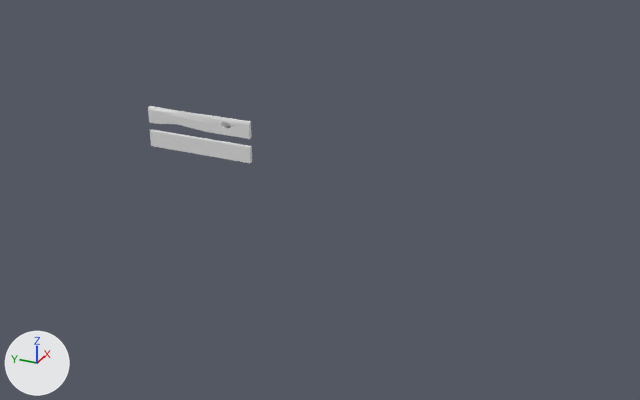
The Blender file assets/Placeholders/models/wewd.blend, before and after one commit.
Before and after are seen from a camera (50 mm lens) standing at (-85.0, -54.0, 38.3) and looking at (3.2, -14.3, -5.8). Every picture has the same lights, and +X, +Y and +Z are marked at lower left.
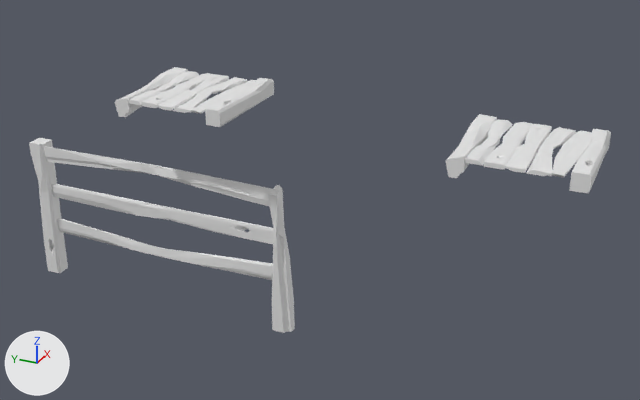
Pixel boxes [x1, y1, x2, y2] of what changed, in the pictures (640 x 400 px):
'Cube.006', added
    after: [446, 114, 611, 193]
'Cube.007', added
    after: [115, 67, 274, 127]
'Cube', reshaped, moved, turned, rescaled
    before: [150, 129, 252, 163]
    after: [269, 185, 295, 333]
'Cube.001', moved, turned, rescaled
    before: [148, 106, 251, 139]
    after: [30, 138, 68, 273]
'Cube.005', added
    after: [51, 183, 274, 244]
'Cube.003', added
    after: [29, 144, 281, 207]
'Cube.004', added
    after: [57, 218, 273, 280]

What changed in the scene script:
```text
Change me_cube_001:
    used by ob_cube; location = (0.0, 0.0, 0.0); scale = (0.248, 6.92, 1.0)
    remove me_cube_001.from_pydata(...)  # 8 vertices, 6 faces; spans x -1.0..1.0, y -1.0..1.0, z -1.0..1.0
    add me_cube_001.from_pydata(...)  # 36 vertices, 25 faces; spans x -1.13..1.0, y -1.0..1.0, z -1.0..1.0
    me_cube_001 part 1
    6 vertices are removed from x -1.0..1.0, y -1.0..1.0, z -1.0..1.0
    6 faces are deleted
    34 vertices are added at x -1.13..1.0, y -1.0..1.0, z -1.0..1.0
    25 new faces join them
Add me_cube_015:
    me_cube_015.from_pydata(...)  # 714 vertices, 535 faces; spans x -12.82..1.0, y -1.0..1.03, z -1.0..1.3
Add me_cube_014:
    me_cube_014.from_pydata(...)  # 714 vertices, 535 faces; spans x -6.48..7.33, y -1.08..0.95, z -3.32..-1.02
Add me_cube_006:
    me_cube_006.from_pydata(...)  # 168 vertices, 116 faces; spans x -1.24..1.22, y -1.0..2.16, z 1.97..4.1
Add me_cube_005:
    me_cube_005.from_pydata(...)  # 84 vertices, 70 faces; spans x -2.35..1.28, y -1.88..1.98, z -1.56..0.54
Change ob_cube:
    ob_cube.location: (0.0, 0.0, 0.0) -> (0.0, -10.86, -13.3)
    ob_cube.rotation_euler: (0.0, 0.0, 0.0) -> (4.712, 0.0, 0.0)  # degrees (0, 0, 0) -> degrees (270, 0, 0)
    ob_cube.scale: (0.248, 6.92, 1.0) -> (1.02, 9.54, 1.19)
Change ob_cube_001:
    ob_cube_001.location: (0.0, 0.0, 0.0) -> (0.0, 27.63, -12.79)
    ob_cube_001.rotation_euler: (0.0, 0.0, 0.0) -> (1.571, 0.0, 0.0)  # degrees (0, 0, 0) -> degrees (90, 0, 0)
    ob_cube_001.scale: (0.248, 6.92, 1.0) -> (1.02, 9.59, 1.0)
Add ob_cube_006:
    ob_cube_006 = bpy.data.objects.new('Cube.006', me_cube_015)
    ob_cube_006.location = (0.15, -32.98, 5.27)
    ob_cube_006.rotation_euler = (6.283, 0.0, 1.571)  # degrees (360, 0, 90)
    ob_cube_006.scale = (1.02, 6.49, 1.19)
Add ob_cube_007:
    ob_cube_007 = bpy.data.objects.new('Cube.007', me_cube_014)
    ob_cube_007.location = (0.0, 0.0, 8.61)
    ob_cube_007.rotation_euler = (6.283, 0.0, 1.571)  # degrees (360, 0, 90)
    ob_cube_007.scale = (1.02, 6.49, 1.19)
Add ob_cube_005:
    ob_cube_005 = bpy.data.objects.new('Cube.005', me_cube_006)
    ob_cube_005.location = (0.0, 0.61, -13.17)
    ob_cube_005.rotation_euler = (6.283, 0.0, 0.0)  # degrees (360, 0, 0)
    ob_cube_005.scale = (0.248, 10.9, 1.0)
Add ob_cube_004:
    ob_cube_004 = bpy.data.objects.new('Cube.004', me_cube_005)
    ob_cube_004.location = (0.15, 7.05, -15.99)
    ob_cube_004.rotation_euler = (0.0, 3.142, 0.0)  # degrees (0, 180, 0)
    ob_cube_004.scale = (0.248, 9.54, 1.19)
Add ob_cube_003:
    ob_cube_003 = bpy.data.objects.new('Cube.003', me_cube_005.copy())
    ob_cube_003.location = (-0.45, 7.05, -4.03)
    ob_cube_003.scale = (0.248, 9.54, 1.19)
```
